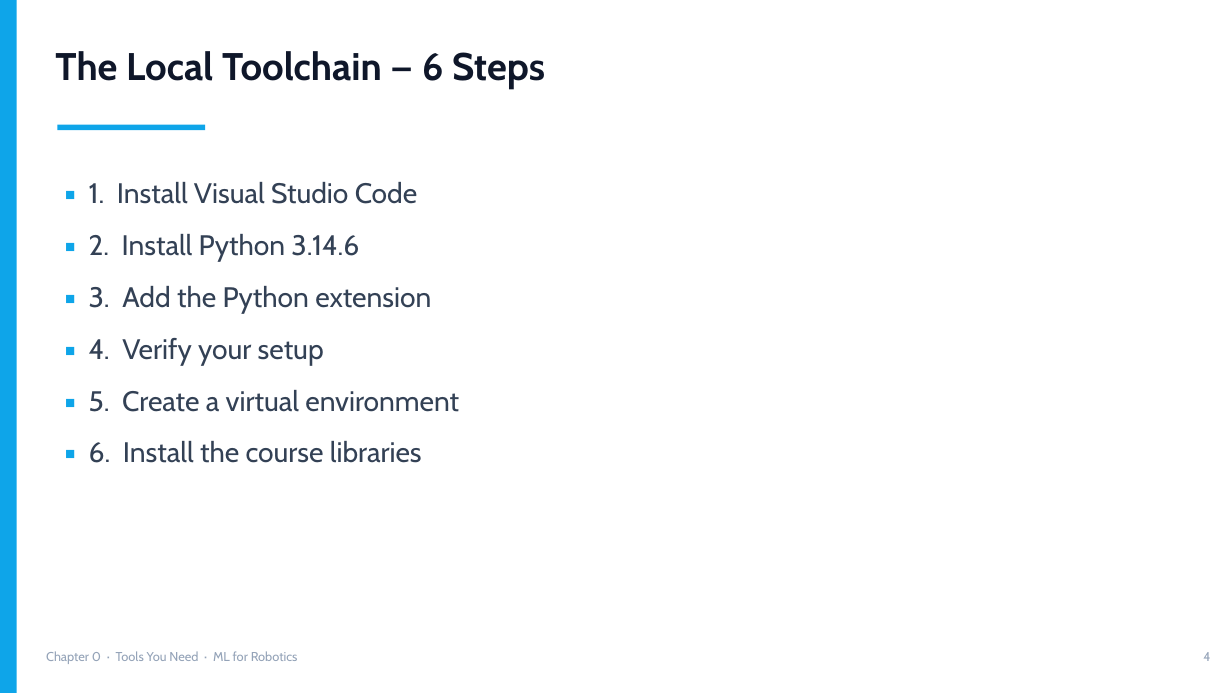
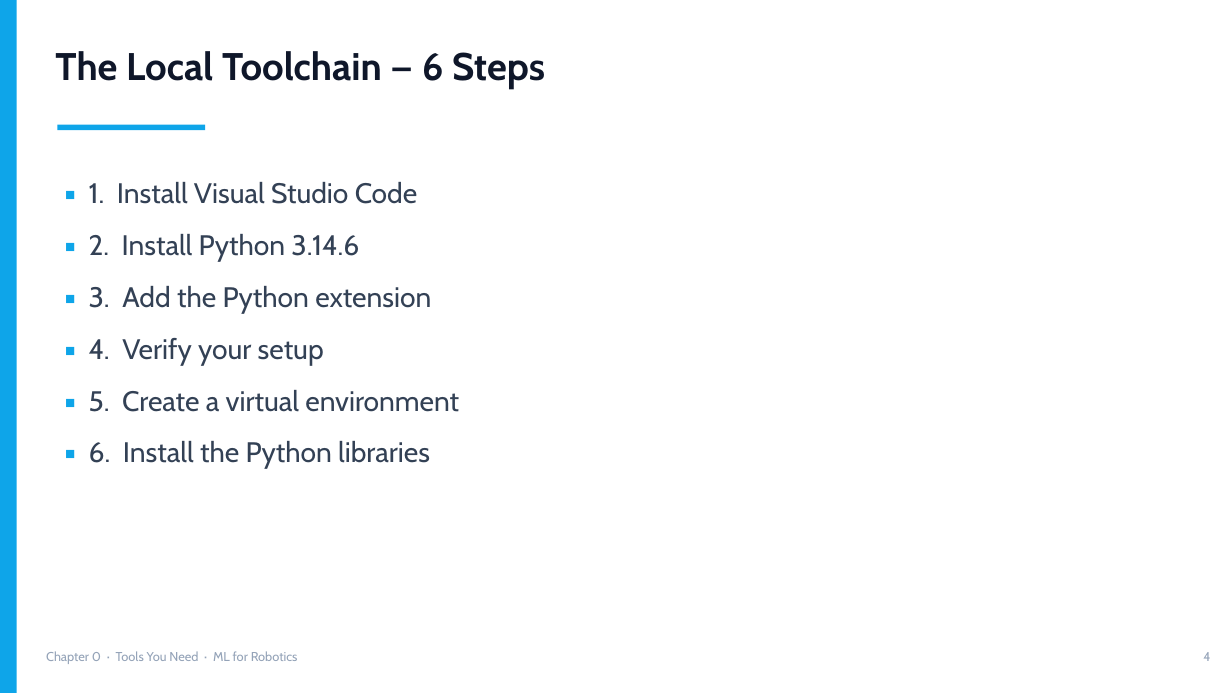
Before and after one commit to neel429/ml-for-robotics-, a slide deck: slide 4 of Ch0_Tools_You_Need.pptx. Drawn at 1232x693 pixels with LibreOffice and Linux fonts; fonts in the diff are those of the drawing. Boxes give left, top, right and bottom in pixels: in the first picture for what was removed or moved away, otherwise in the second. Text is boxed around its words. In the diff, an @@ line names an element or a change of style, - is before the commit and + after.

```diff
--- a/Ch0_Tools_You_Need.pptx
+++ b/Ch0_Tools_You_Need.pptx
@@ text at bbox=[89, 441, 430, 469]: text changed @@
-▪ 6. Install the course libraries
+▪ 6. Install the Python libraries
```
Also in this commit, not shown: 7 other slides changed, 4 other files.
